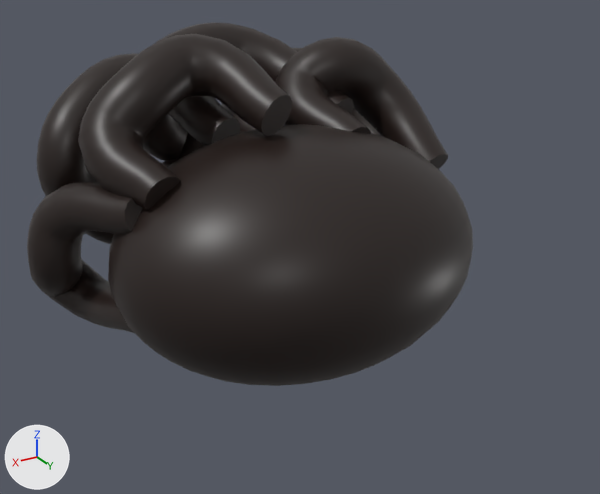
One commit to the glTF model public/models/equip-hair-default.glb: the scene before it, then after it.
Rendered twice from a camera (50 mm lens) standing at (1.453, 2.502, 4.191) and looking at (-0.034, 0.024, 2.952). Lighting does not change. The marker at lower left points along +X, +Y and +Z. The older version comes first.

Script lines for the objects in view, before the commit:
```python
me_crowncurl_lcurve = bpy.data.meshes.new('CrownCurl.LCurve')
me_crowncurl_lcurve.from_pydata(...)  # 294 vertices, 584 faces; spans x -0.715..-0.092, y -0.406..0.109, z 3.119..3.659
me_crowncurl_lcurve.materials.append(mat_deepbrownhair)  # black #241916
me_templecurl_rcurve = bpy.data.meshes.new('TempleCurl.RCurve')
me_templecurl_rcurve.from_pydata(...)  # 294 vertices, 584 faces; spans x 0.517..0.875, y -0.589..0.051, z 2.643..3.265
me_templecurl_rcurve.materials.append(mat_deepbrownhair)  # black #241916
me_球體_018 = bpy.data.meshes.new('球體.018')
me_球體_018.from_pydata(...)  # a UV sphere (32 segments, 20 rings, poles along z) spanning x -0.7..0.7, y -0.57..0.57, z -0.45..0.45
me_球體_018.materials.append(mat_deepbrownhair)  # black #241916
ob_crowncurl_l = bpy.data.objects.new('CrownCurl.L', me_crowncurl_lcurve)
ob_crowncurl_l.location = (0.0, 0.0, 0.0)
ob_haircap = bpy.data.objects.new('HairCap', me_球體_018)
ob_haircap.location = (0.0, 0.055, 2.96)
ob_templecurl_r = bpy.data.objects.new('TempleCurl.R', me_templecurl_rcurve)
ob_templecurl_r.location = (0.0, 0.0, 0.0)
# also in view: 'FrontCurl.R' at (0.426, -0.451, 3.266); 'FrontCurl.C' at (-0.029, -0.495, 3.383); 'CrownCurl.R' at (0.349, -0.153, 3.46)
```
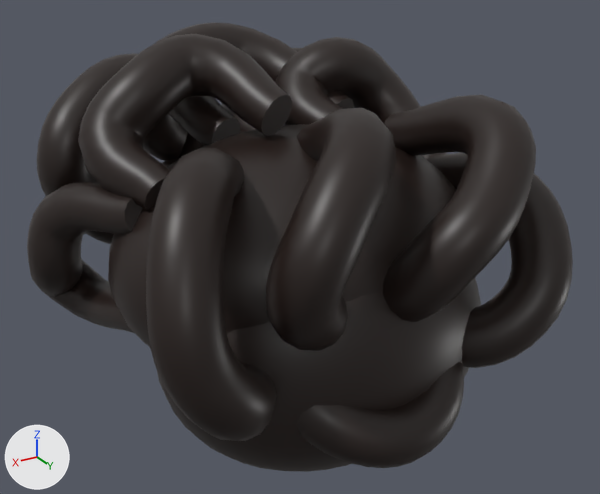
Where the newer file only moved an object's origin or applied its transform, the numbers keep the older frame.

Pixel boxes [x1, y1, x2, y2] of what changed, in the pictures (600 x 494 px):
'BackCurl.R', added (black)
    after: [146, 148, 277, 441]
'RearHairMass', added (black)
    after: [157, 278, 481, 472]
'BackCurl.CL', added (black)
    after: [383, 95, 536, 322]
'BackCurl.CR', added (black)
    after: [266, 108, 396, 351]
'BackCurl.L', added (black)
    after: [427, 153, 573, 368]
'NapeCurl.C', added (black)
    after: [297, 362, 464, 468]
'HairCap', unchanged, covered by the edit
    before: [108, 124, 473, 386]
    after: [108, 124, 456, 347]

Edits to the bpy script that builds the scene:
```text
Add me_球體_019:
    me_球體_019.from_pydata(...)  # a UV sphere (32 segments, 20 rings, poles along z) spanning x -0.63..0.63, y -0.47..0.47, z -0.5..0.5
    me_球體_019.materials.append(mat_deepbrownhair)  # black #241916
Add me_napecurl_ccurve:
    me_napecurl_ccurve.from_pydata(...)  # 364 vertices, 724 faces; spans x -0.391..0.399, y 0.117..0.823, z 2.453..2.865
    me_napecurl_ccurve.materials.append(mat_deepbrownhair)  # black #241916
Add me_backcurl_rcurve:
    me_backcurl_rcurve.from_pydata(...)  # 364 vertices, 724 faces; spans x 0.25..0.801, y 0.064..0.786, z 2.675..3.497
    me_backcurl_rcurve.materials.append(mat_deepbrownhair)  # black #241916
Add me_backcurl_lcurve:
    me_backcurl_lcurve.from_pydata(...)  # 364 vertices, 724 faces; spans x -0.813..-0.21, y 0.07..0.796, z 2.626..3.288
    me_backcurl_lcurve.materials.append(mat_deepbrownhair)  # black #241916
Add me_backcurl_crcurve:
    me_backcurl_crcurve.from_pydata(...)  # 364 vertices, 724 faces; spans x -0.115..0.466, y 0.093..0.826, z 2.867..3.585
    me_backcurl_crcurve.materials.append(mat_deepbrownhair)  # black #241916
Add me_backcurl_clcurve:
    me_backcurl_clcurve.from_pydata(...)  # 364 vertices, 724 faces; spans x -0.588..0.027, y 0.097..0.837, z 2.865..3.556
    me_backcurl_clcurve.materials.append(mat_deepbrownhair)  # black #241916
Add ob_rearhairmass:
    ob_rearhairmass = bpy.data.objects.new('RearHairMass', me_球體_019)
    ob_rearhairmass.location = (0.0, 0.25, 2.72)
Add ob_napecurl_c:
    ob_napecurl_c = bpy.data.objects.new('NapeCurl.C', me_napecurl_ccurve)
    ob_napecurl_c.location = (0.0, 0.0, 0.0)
Add ob_backcurl_r:
    ob_backcurl_r = bpy.data.objects.new('BackCurl.R', me_backcurl_rcurve)
    ob_backcurl_r.location = (0.0, 0.0, 0.0)
Add ob_backcurl_l:
    ob_backcurl_l = bpy.data.objects.new('BackCurl.L', me_backcurl_lcurve)
    ob_backcurl_l.location = (0.0, 0.0, 0.0)
Add ob_backcurl_cr:
    ob_backcurl_cr = bpy.data.objects.new('BackCurl.CR', me_backcurl_crcurve)
    ob_backcurl_cr.location = (0.0, 0.0, 0.0)
Add ob_backcurl_cl:
    ob_backcurl_cl = bpy.data.objects.new('BackCurl.CL', me_backcurl_clcurve)
    ob_backcurl_cl.location = (0.0, 0.0, 0.0)
```
